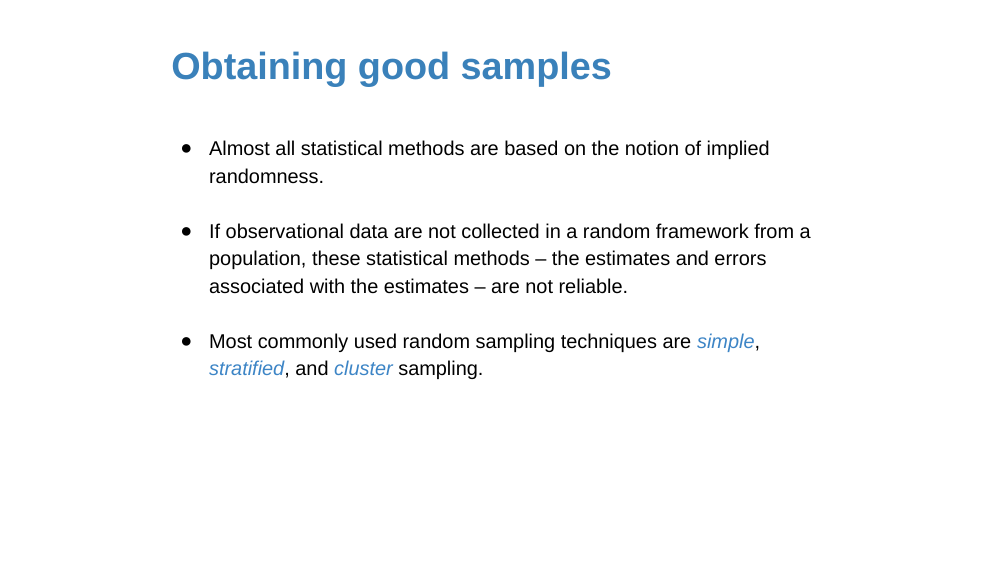
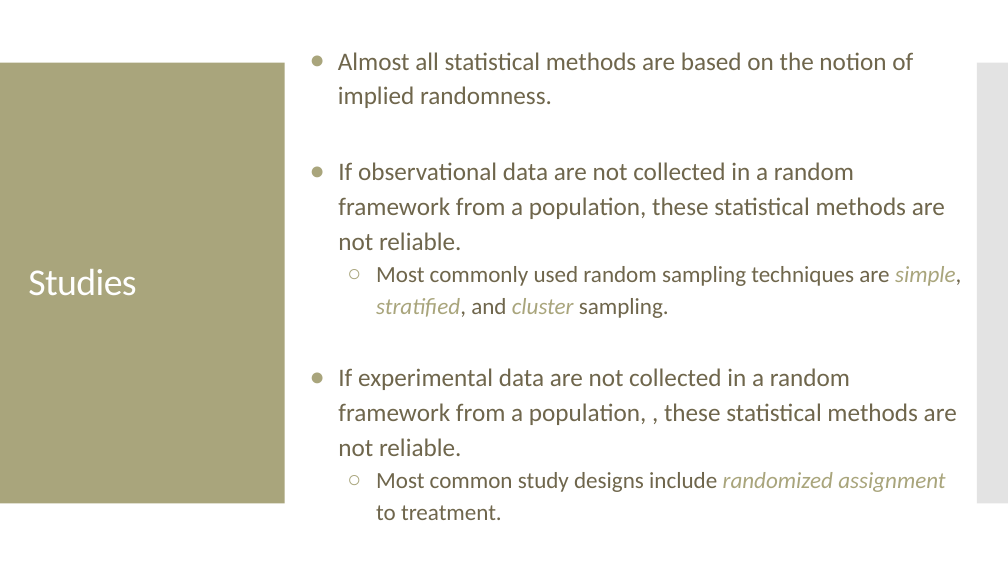
Before and after one commit to amosca01/MATH108-F23, a slide deck: slide 43 of slides/02-data-collection.pptx (slide 28 before the commit). Drawn at 1008x567 pixels with LibreOffice and Linux fonts; fonts in the diff are those of the drawing. Boxes give left, top, right and bottom in pixels: in the first picture for what was removed or moved away, otherwise in the second. Text is boxed around its words. In the diff, an @@ line names an element or a change of style, - is before the commit and + after.

```diff
--- a/slides/02-data-collection.pptx
+++ b/slides/02-data-collection.pptx
@@ title removed at [171,51,612,86] @@
-Obtaining good samples
@@ text "Almost all statistical methods are ...": place and size @@
-text "Almost all statistical methods are ..." at [209,140,811,379]
+text "Almost all statistical methods are ..." at [338,52,961,520]
@@ text at [338,52,961,318]: size 19 to 24 pt in "Almost all statistical methods are based on ..."; font Arial to Calibri, text colour #000000 to #6F664C in "Almost all statistical methods are based on ...", "Most commonly used random sampling techniques are ..."; size 19 to 22 pt in "Most commonly used random sampling techniques are ..."; text colour #3D85C6 to #A9A57C in "simple, stratified, cluster"; indent changed; bullet colour #000000 to #A9A57C; bullet ● to ○; list level 1 to 2 in "Most commonly used random sampling ..." @@
@@ rectangle added at [0,63,285,504], fill #A9A57C @@
@@ rectangle added at [977,63,1008,504], fill #C8C8C8 at 50% opacity @@
@@ text at [338,162,945,250]: text changed; size 19 to 24 pt; font Arial to Calibri; text colour #000000 to #6F664C @@
-● If observational data are not collected in a random framework from a population, these statistical methods – the estimates and errors associated with the estimates – are not reliable.
+● If observational data are not collected in a random framework from a population, these statistical methods are not reliable.
@@ text added at [28,269,136,295], 36 pt, text #FFFFFF @@
+Studies
@@ text at [338,368,957,520]: paragraphs added @@
+● If experimental data are not collected in a random framework from a population, , these statistical methods are not reliable.
+  ○ Most common study designs include randomized assignment to treatment.
```
Also in this commit, not shown: 32 other slides changed, 21 slides added, 18 slides removed, 4 other files.
